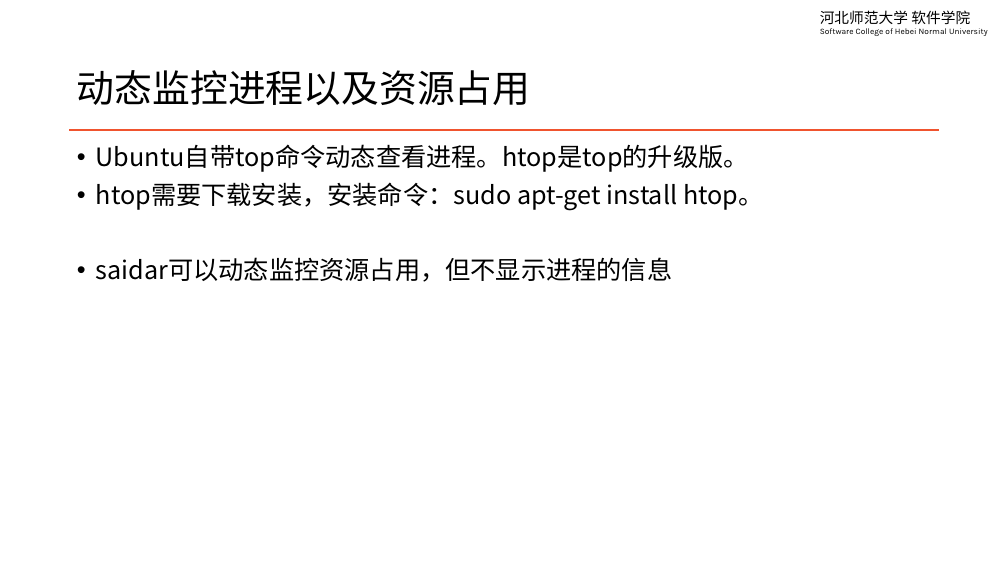
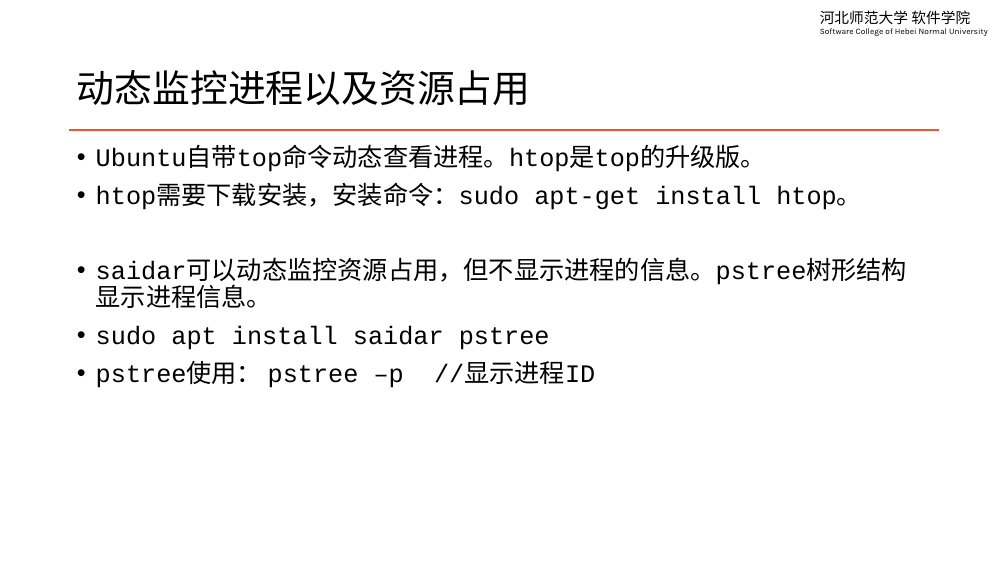
Before and after one commit to edu2act/course-linux-system, a slide deck: slide 10 of materials/slides/ch09-process-managment.pptx (slide 9 before the commit). Drawn at 1008x567 pixels with LibreOffice and Linux fonts; fonts in the diff are those of the drawing. Boxes give left, top, right and bottom in pixels: in the first picture for what was removed or moved away, otherwise in the second. Text is boxed around its words. In the diff, an @@ line names an element or a change of style, - is before the commit and + after.

```diff
--- a/materials/slides/ch09-process-managment.pptx
+++ b/materials/slides/ch09-process-managment.pptx
@@ text at (x1=96, y1=147, x2=862, y2=210): font Noto Sans CJK SC to Courier New in "Ubuntu自带top命令动态查看进程。htop是top的升级版。", "htop需要下载安装，安装命令：sudo apt-get install htop。" @@
@@ text at (x1=96, y1=261, x2=907, y2=388): text changed; font Noto Sans CJK SC to Courier New @@
-• saidar可以动态监控资源占用，但不显示进程的信息
+• saidar可以动态监控资源占用，但不显示进程的信息。pstree树形结构显示进程信息。
+• sudo apt install saidar pstree
+• pstree使用： pstree –p //显示进程ID
```
Also in this commit, not shown: 2 other slides changed, 2 slides added, 3 other files.
